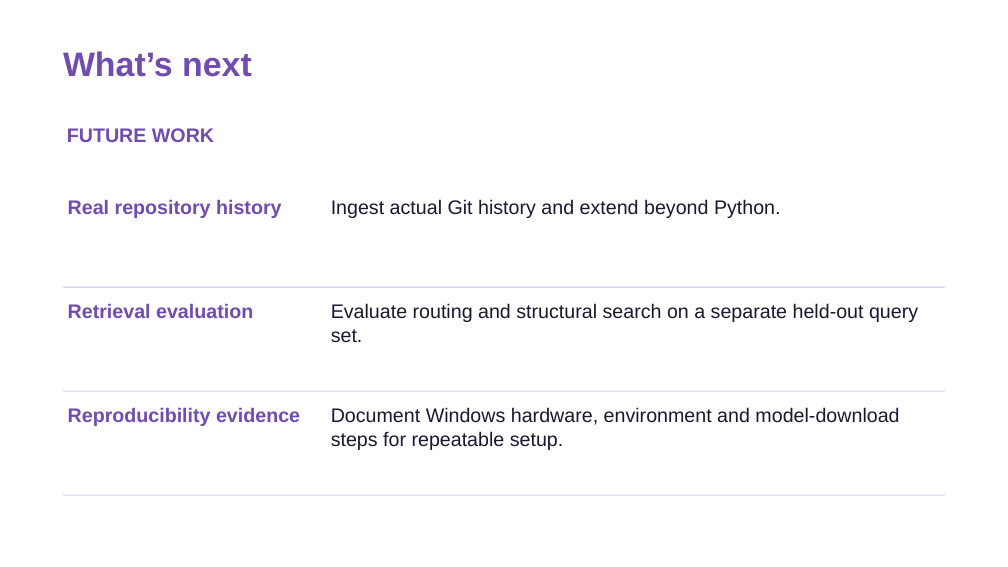
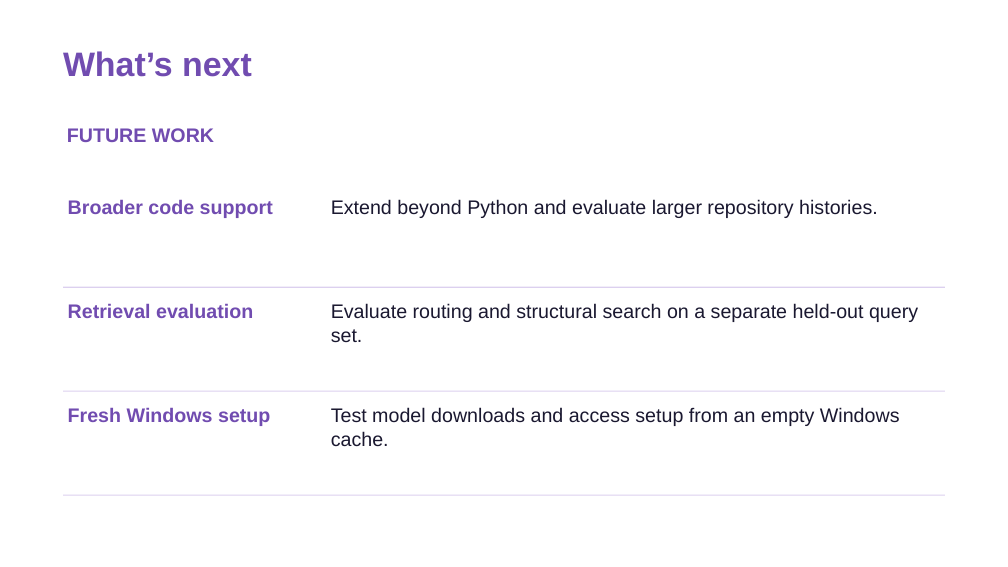
Before and after one commit to SinghDevansh-2006/prism-code-intelligence, a slide deck: slide 9 of submission/SRM_Team_Ctrl_Alt_Elite_1_Submission.pptx. Drawn at 1008x567 pixels with LibreOffice and Linux fonts; fonts in the diff are those of the drawing. Boxes give left, top, right and bottom in pixels: in the first picture for what was removed or moved away, otherwise in the second. Text is boxed around its words. In the diff, an @@ line names an element or a change of style, - is before the commit and + after.

```diff
--- a/submission/SRM_Team_Ctrl_Alt_Elite_1_Submission.pptx
+++ b/submission/SRM_Team_Ctrl_Alt_Elite_1_Submission.pptx
@@ text at [68,199,273,218]: text changed @@
-Real repository history
+Broader code support
@@ text at [331,199,878,218]: text changed @@
-Ingest actual Git history and extend beyond Python.
+Extend beyond Python and evaluate larger repository histories.
@@ text at [68,407,270,426]: text changed @@
-Reproducibility evidence
+Fresh Windows setup
@@ text at [331,407,900,447]: text changed @@
-Document Windows hardware, environment and model-download steps for repeatable setup.
+Test model downloads and access setup from an empty Windows cache.
```
Also in this commit, not shown: 8 other slides changed, 57 other files.
